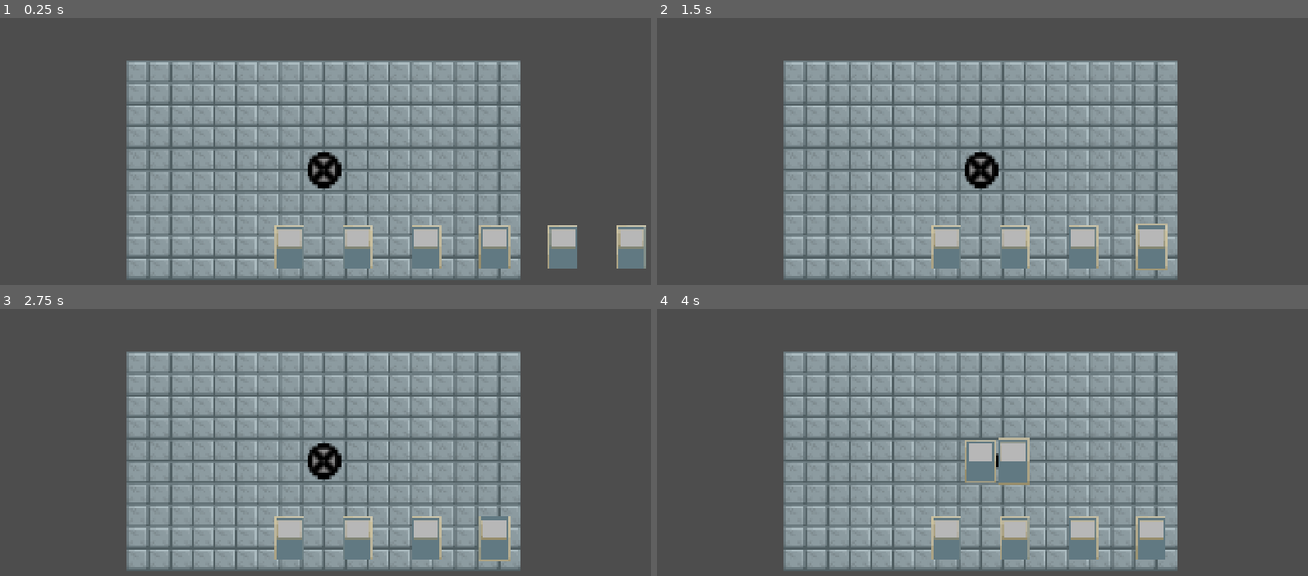
Above: before the commit, frames 1-4 (two rows, left to right).
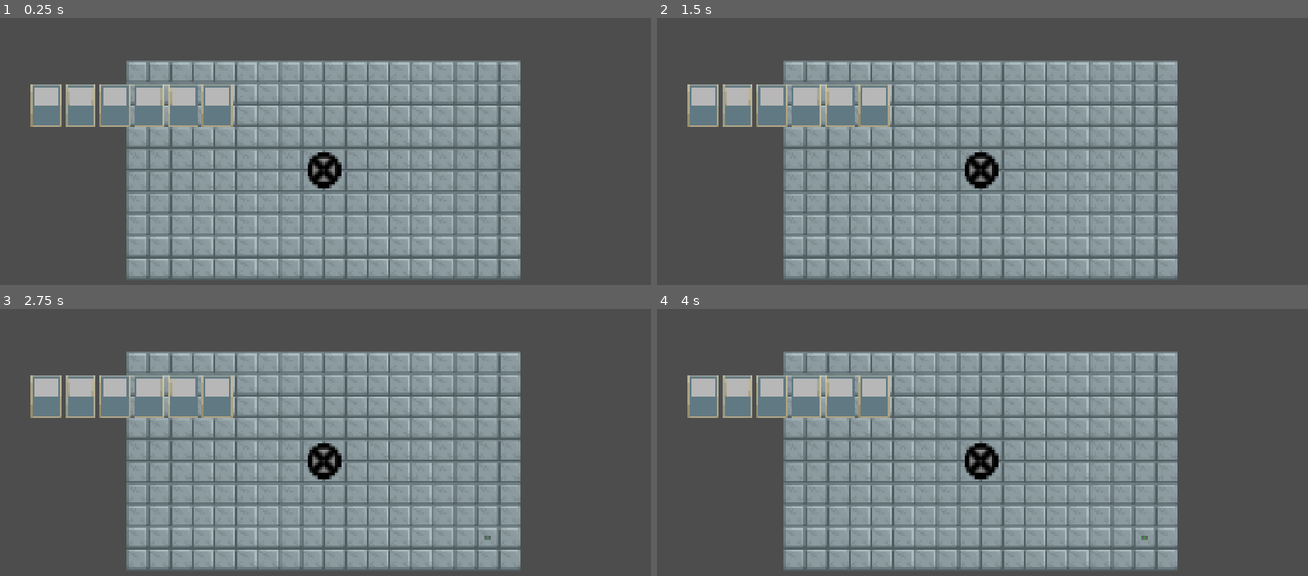
Above: after the commit, the same moments.

Repository: MasonGailiunas/csproject
Game: Godot game, scene res://main.tscn
Same seed, same stepped clock (60 frames per second), same inputs: the game is played once before the commit and once after it.
Inputs (mouse positions are in pixels of both pictures, inside the frame that each line leads up to):
- Up to frame 1 (0.25 s): no input
- Up to frame 2 (1.5 s): tap Enter at 0.5 s; drag from (1288, 247) to (1080, 247) at 0.52 s; tap Space at 1.25 s; drag from (1216, 247) to (1015, 247) at 1.27 s
- Up to frame 3 (2.75 s): tap Enter at 2 s; move the mouse to (494, 538) at 2.02 s; hold E (toggle_build) from 2.03 s (still down); click (494, 538) at 2.17 s
- Up to frame 4 (4 s): release E (toggle_build) at 2.75 s; tap Space at 2.75 s; drag from (1080, 538) to (780, 405) at 2.77 s; tap Enter at 3.5 s; drag from (1015, 538) to (1015, 461) at 3.52 s

The runs differ from the first frame. In frame 1, 8.4% of the frame differs, in the area x 4-100%, y 24-94%; in frame 2, 7.0%; in frame 3, 6.9%; in frame 4, 8.4%.

Commit message:
Cards now return to hand when out of place

Diff:
--- a/card_manager.gd
+++ b/card_manager.gd
@@ -12,6 +12,8 @@
 			if card:
 				card_dragged = card
 		else:
+			var index = $"../PlayerHand".hand.find(card_dragged)
+			$"../PlayerHand".animate_card_to_position(card_dragged, $"../PlayerHand".calculate_card_pos(index))
 			card_dragged = null
 
 func raycast_for_card():
--- a/main.tscn
+++ b/main.tscn
@@ -10,13 +10,16 @@
 [node name="MAIN" type="Node2D" unique_id=1929051744]
 
 [node name="Camera2D" type="Camera2D" parent="." unique_id=78217955]
+position = Vector2(960, 540)
 script = ExtResource("3_h2yge")
 
 [node name="PlacementManager" parent="." unique_id=1106805761 instance=ExtResource("4_1bvp3")]
 
 [node name="TileMapLayer" parent="PlacementManager" unique_id=95948562 instance=ExtResource("1_0xm2m")]
+position = Vector2(960, 540)
 
 [node name="MainTower" parent="." unique_id=235311839 instance=ExtResource("2_h2yge")]
+position = Vector2(960, 540)
 
 [node name="PlayerHand" type="Node2D" parent="." unique_id=873714416]
 script = ExtResource("5_lquwl")
--- a/player_hand.gd
+++ b/player_hand.gd
@@ -1,7 +1,7 @@
 extends Node2D
 
 const CARD_SCENE_PATH = "res://card.tscn"
-const CARD_WIDTH = 200
+const CARD_WIDTH = 100
 var card_scene = preload(CARD_SCENE_PATH)
 var hand = []
 var discard_pile = []
@@ -32,7 +32,7 @@
 
 func update_hand_position():
 	for i in range(hand.size()):
-		var new_pos = Vector2(calculate_card_pos(i), get_viewport().size.y/2)
+		var new_pos = calculate_card_pos(i)
 		animate_card_to_position(hand[i], new_pos)
 
 func animate_card_to_position(card, new_pos):
@@ -40,10 +40,10 @@
 	tween.tween_property(card, "position", new_pos, 0.1)
 
 
-func calculate_card_pos(index):
+func calculate_card_pos(index) -> Vector2:
 	var total_width = (hand.size() -1) * CARD_WIDTH
 	var x_offset = center_screen_x + index * CARD_WIDTH - total_width/2
-	return x_offset
+	return Vector2(x_offset, get_viewport().size.y-100)
 
 
 func discard_card(card):
